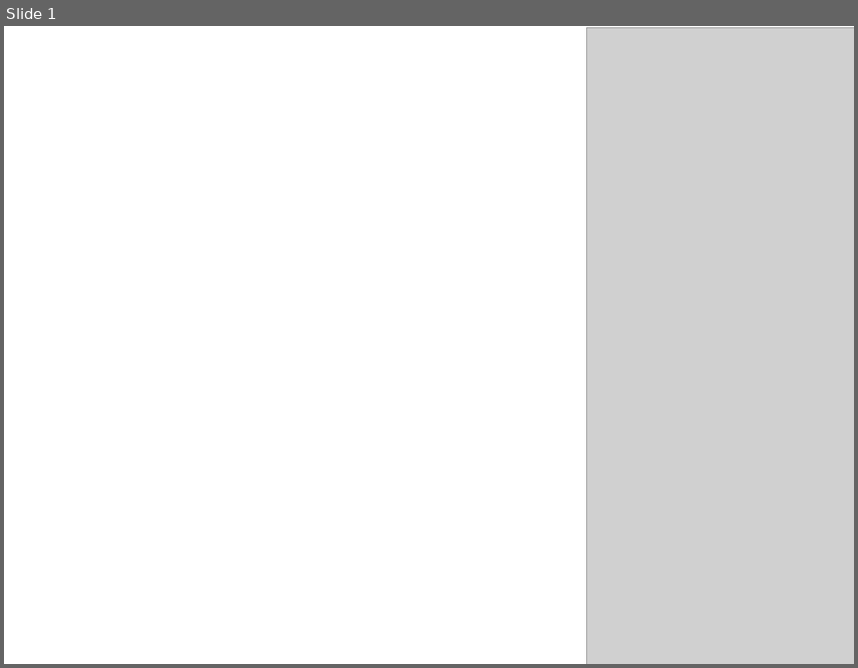
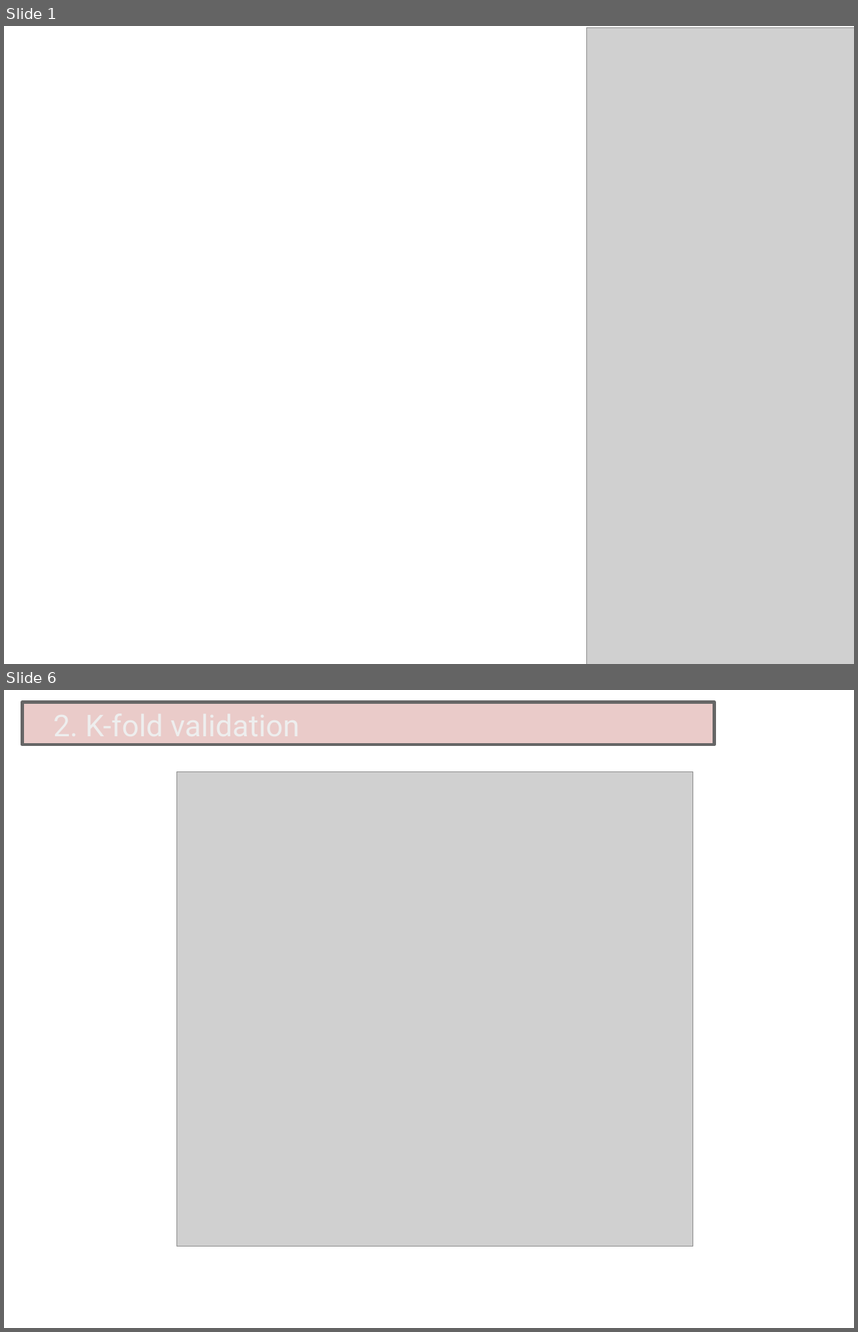
Before and after one commit to joanmarticarreras/AGB_naive_bayes, a slide deck: PPT.odp. Shown one above the other, each under a label of ours: slide 1 before the commit, slides 1 and 6 after it; the slides between them are not shown. The pictures are 858x668 and 858x1332 pixels, drawn with LibreOffice and Linux fonts; fonts in the diff are those of the drawing; grey boxes stand for pictures. Boxes give left, top, right and bottom in pixels: in the first picture for what was removed or moved away, otherwise in the second. Text is boxed around its words. In the diff, an @@ line names an element or a change of style, - is before the commit and + after.

```diff
--- a/PPT.odp
+++ b/PPT.odp
@@ slide 6 added at (4, 690, 854, 1328), background #FFFFFF @@
@@ rectangle added at (23, 702, 715, 745), fill #BA564D at 30% opacity, outline #666666 2.83 pt @@
@@ title added at (53, 743, 299, 744), 28 pt, text #EEEEEE @@
+2. K-fold validation
@@ picture added at (176, 772, 693, 1245) @@
```
Also in this commit, not shown: 1 slide changed, 5 other slides added, 4 slides removed.
